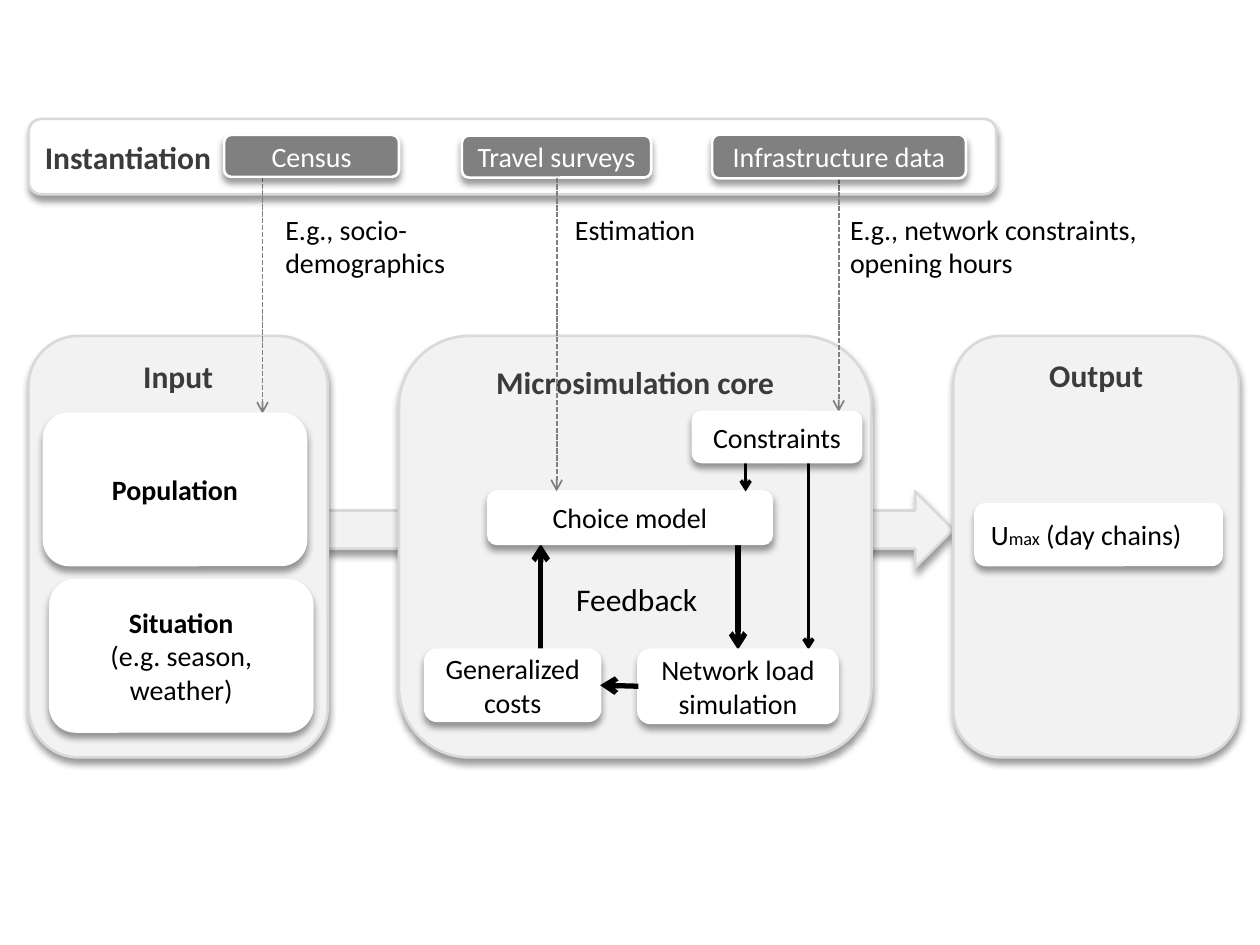
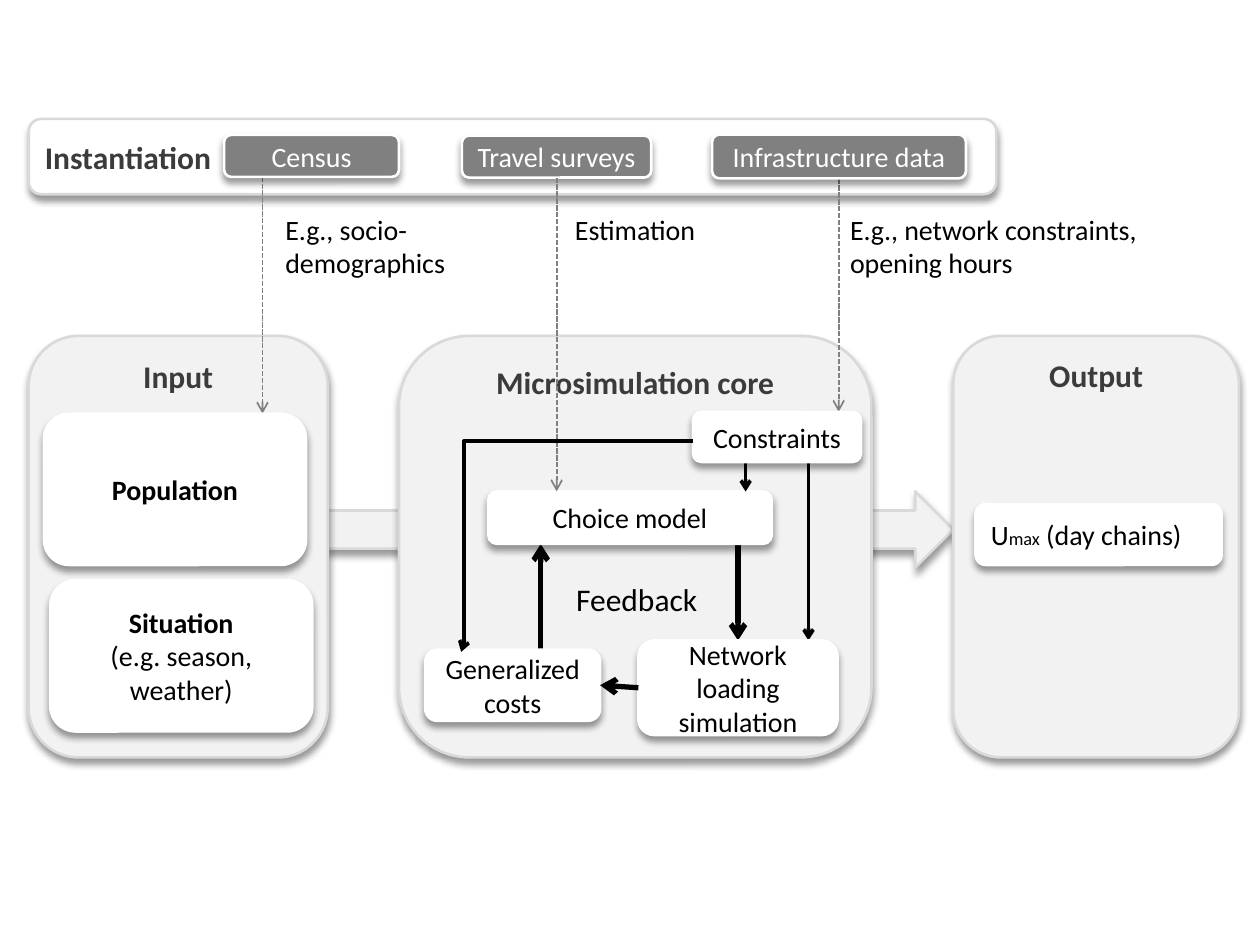
Before and after one commit to sashigurram/book, a slide deck: slide 1 of understanding/figures/maxUtf.pptx. Drawn at 1260x945 pixels with LibreOffice and Linux fonts; fonts in the diff are those of the drawing. Boxes give left, top, right and bottom in pixels: in the first picture for what was removed or moved away, otherwise in the second. Text is boxed around its words. In the diff, an @@ line names an element or a change of style, - is before the commit and + after.

```diff
--- a/understanding/figures/maxUtf.pptx
+++ b/understanding/figures/maxUtf.pptx
@@ elbow arrow added from (693, 441) to (461, 651), #000000 2 pt @@
@@ arrow moved from (809, 449) - (809, 650) to (809, 449) - (809, 640) @@
@@ arrow moved from (738, 544) - (738, 650) to (738, 544) - (738, 640) @@
@@ rounded rectangle "Network loading simulation": place and size @@
-rounded rectangle "Network loading simulation" at [639,650,838,723]
+rounded rectangle "Network loading simulation" at [639,640,838,735]
@@ text in rounded rectangle at [679,645,798,739]: text changed @@
-Network load simulation
+Network loading simulation
```
Also in this commit, not shown: 13 other files.
